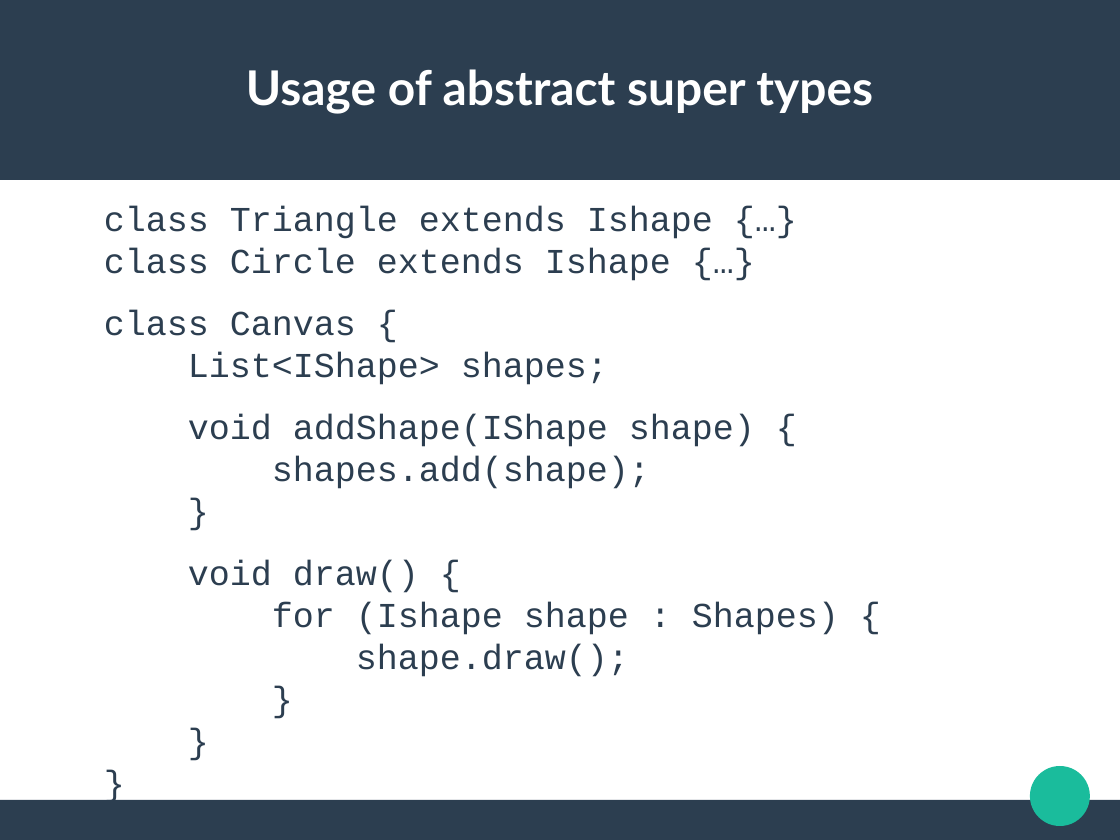
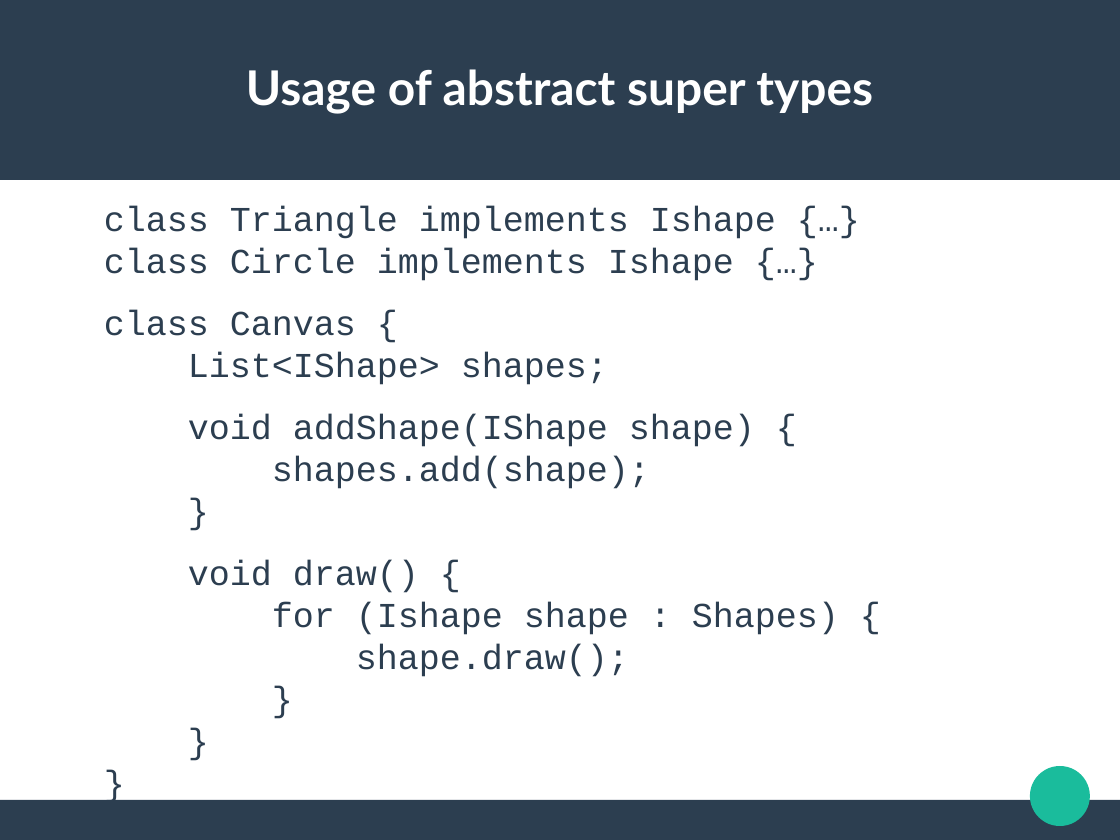
Before and after one commit to jldelarbre/lectureNotes, a slide deck: slide 24 of Slides/specialIssues/si1/ParameterizedTypes.odp. Drawn at 1120x840 pixels with LibreOffice and Linux fonts; fonts in the diff are those of the drawing. Boxes give left, top, right and bottom in pixels: in the first picture for what was removed or moved away, otherwise in the second. Text is boxed around its words. In the diff, an @@ line names an element or a change of style, - is before the commit and + after.

```diff
--- a/Slides/specialIssues/si1/ParameterizedTypes.odp
+++ b/Slides/specialIssues/si1/ParameterizedTypes.odp
@@ text at (104, 206, 776, 281): text changed @@
-class Triangle extends Ishape {…}
-class Circle extends Ishape {…}
+class Triangle implements Ishape {…}
+class Circle implements Ishape {…}
```
Also in this commit, not shown: 1 other slide changed, 32 other files.
